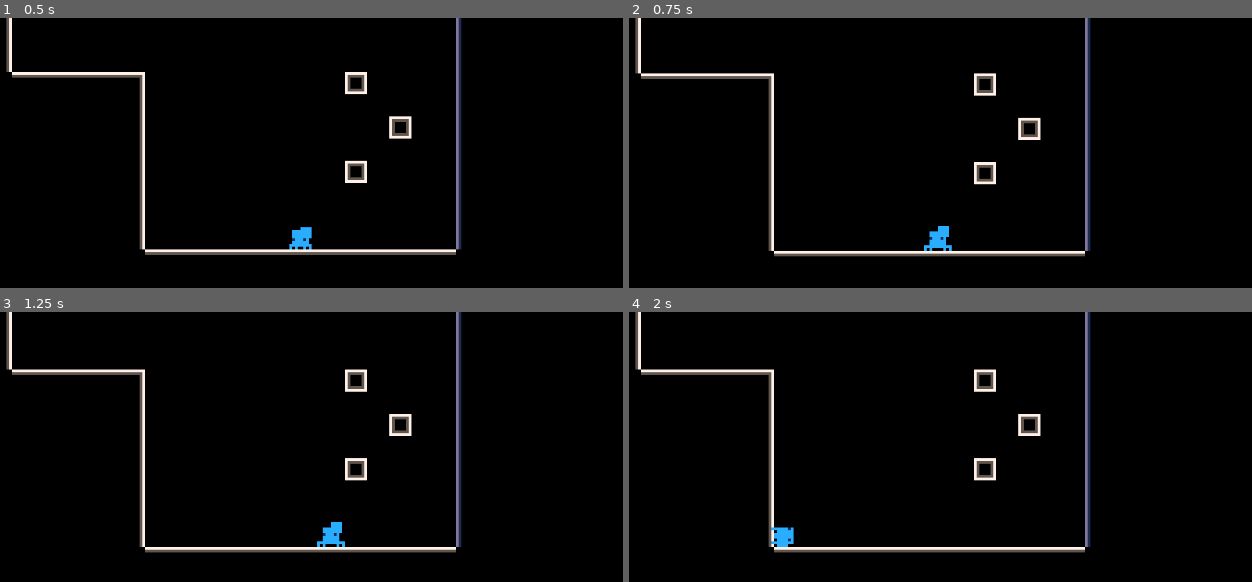
Above: before the commit, frames 1-4 (two rows, left to right).
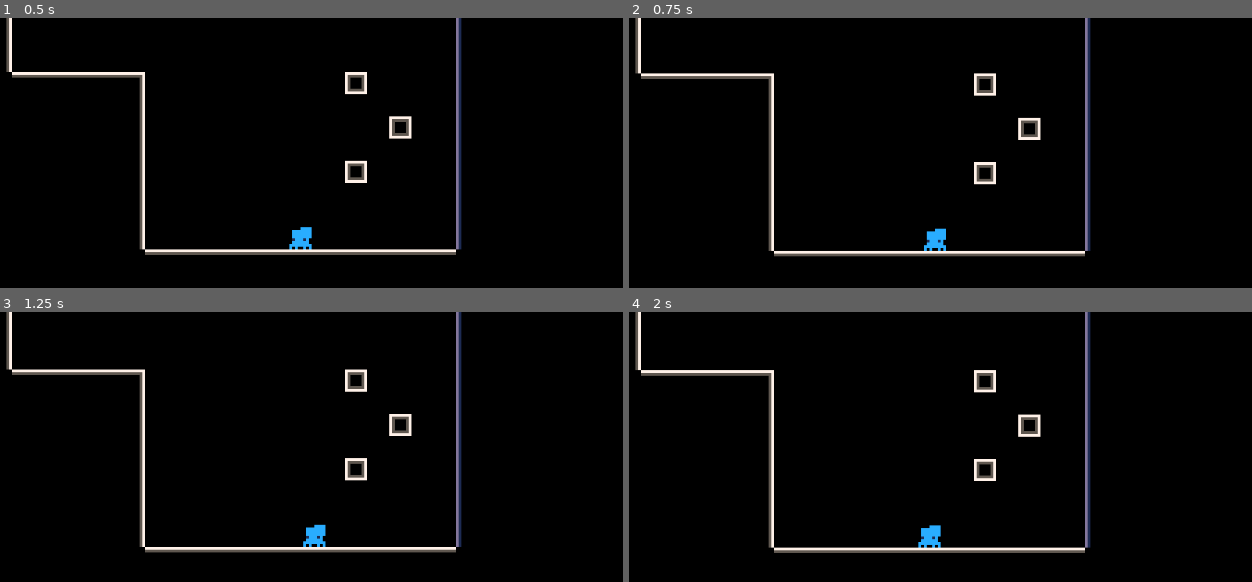
Above: after the commit, the same moments.

Repository: Flamenccio/spider-jump
Game: Godot game, scene res://test_world.tscn
Same seed, same stepped clock (60 frames per second), same inputs: the game is played once before the commit and once after it.
Inputs (mouse positions are in pixels of both pictures, inside the frame that each line leads up to):
- Up to frame 1 (0.5 s): no input
- Up to frame 2 (0.75 s): tap Enter at 0.5 s; move the mouse to (1102, 220) at 0.52 s; press the mouse at (1102, 220) at 0.53 s; hold D (move_right) from 0.53 s (still down)
- Up to frame 3 (1.25 s): keep holding D (move_right)
- Up to frame 4 (2 s): release D (move_right) at 1.25 s; release the mouse at (1102, 514) at 1.25 s; drag from (772, 557) to (959, 538) at 1.27 s

Frame 1 is identical in both runs. In frame 2, 0.1% of the frame differs, in the area x 47-52%, y 77-87%; in frame 3, 0.4%; in frame 4, 1.7%, in the area x 0-74%, y 21-90%.

Commit message:
refactor animation playing

Diff:
--- a/collision_shapes/detector_area.tres
+++ b/collision_shapes/detector_area.tres
@@ -1,4 +1,4 @@
 [gd_resource type="CircleShape2D" format=3 uid="uid://clf4j6ia4qkob"]
 
 [resource]
-radius = 3.5
+radius = 3.0
--- a/jump.gd
+++ b/jump.gd
@@ -1,10 +1,11 @@
 extends PlayerAction
 
 @export var _jump_force: float = 1.0
+@export var _ground_raycast: RaycastCheck
 var _pull: Vector2
+var _standing_ground: Node2D
 
-signal jump_charge()
-signal jump_release()
+signal play_animation(animation: StringName)
 
 func _on_input_service_pull_input_change(pull_input:Vector2) -> void:
 	_pull = pull_input
@@ -14,14 +15,29 @@
 	if not action_active:
 		return
 	_jump()
-	jump_release.emit()
 
 
 func _on_input_service_pull_press() -> void:
 	if not action_active:
 		return
-	jump_charge.emit()
+	play_animation.emit('charge')
 
 
 func _jump() -> void:
-	_player_rb.apply_impulse(-1 * _pull * _jump_force)
+	var jump_direction = -1 * _pull * _jump_force
+	var raycast_result = _ground_raycast.intersect_ray(jump_direction)
+
+	"""
+	# Parse raycast result
+	if raycast_result.size() > 0 and raycast_result['collider'] is StaticBody2D:
+		var raycast_body = raycast_result['collider'] as StaticBody2D
+		var raycast_shape_owner = raycast_body.shape_owner_get_owner(raycast_result['shape'])
+
+		# Do not jump if jumping onto the ground the player
+		# is standing on
+		if raycast_shape_owner == _standing_ground:
+			return
+	"""
+
+	_player_rb.apply_impulse(jump_direction)
+	play_animation.emit('jump')
--- a/scenes/player.tscn
+++ b/scenes/player.tscn
@@ -264,16 +264,17 @@
 _player_rb = NodePath("../..")
 action_active = true
 
-[node name="Jump" type="Node" parent="Actions" node_paths=PackedStringArray("_player_rb")]
+[node name="Jump" type="Node" parent="Actions" node_paths=PackedStringArray("_ground_raycast", "_player_rb")]
 script = ExtResource("14_dt7fs")
 _jump_force = 20.0
+_ground_raycast = NodePath("../../Raycasters/GroundRaycast")
 _player_rb = NodePath("../..")
 action_active = true
 metadata/_custom_type_script = "uid://btqms6rhikc4v"
 
 [node name="CollisionHandler" type="Node" parent="." node_paths=PackedStringArray("_ground_raycast")]
 script = ExtResource("15_wqfne")
-_ground_raycast = NodePath("../Detectors/GroundRaycast")
+_ground_raycast = NodePath("../Raycasters/GroundRaycast")
 
 [node name="Detectors" type="Node2D" parent="."]
 
@@ -295,14 +296,16 @@
 [node name="Collider" type="CollisionShape2D" parent="Detectors/SlipDetector"]
 shape = ExtResource("16_wnwbv")
 
-[node name="GroundRaycast" type="Node" parent="Detectors" node_paths=PackedStringArray("_raycast_source")]
+[node name="AnimationHandler" type="Node" parent="." node_paths=PackedStringArray("_sprite")]
+script = ExtResource("18_fulsm")
+_sprite = NodePath("../Sprite")
+
+[node name="Raycasters" type="Node" parent="."]
+
+[node name="GroundRaycast" type="Node" parent="Raycasters" node_paths=PackedStringArray("_raycast_source")]
 script = ExtResource("16_qfm1y")
 _raycast_layer = 2
 _raycast_source = NodePath("../..")
-
-[node name="AnimationHandler" type="Node" parent="." node_paths=PackedStringArray("_sprite")]
-script = ExtResource("18_fulsm")
-_sprite = NodePath("../Sprite")
 
 [connection signal="internal_move_input_change" from="." to="Actions/Crawl" method="_on_move_input_change"]
 [connection signal="internal_pull_input_change" from="." to="Actions/Jump" method="_on_input_service_pull_input_change"]
@@ -319,8 +322,7 @@
 [connection signal="grounded" from="StateMachine/Ground" to="Actions/Jump" method="set_active"]
 [connection signal="slippery_grounded" from="StateMachine/SlipperyGround" to="." method="on_unstick"]
 [connection signal="slippery_grounded" from="StateMachine/SlipperyGround" to="Actions/Crawl" method="set_active"]
-[connection signal="jump_charge" from="Actions/Jump" to="AnimationHandler" method="on_player_jump_ready"]
-[connection signal="jump_release" from="Actions/Jump" to="AnimationHandler" method="on_player_jump"]
+[connection signal="play_animation" from="Actions/Jump" to="Sprite" method="play" binds= [1.0, false]]
 [connection signal="land_on_normal" from="CollisionHandler" to="." method="_rotate_against_normal"]
 [connection signal="set_state_machine_condition" from="CollisionHandler" to="StateMachine" method="set_property"]
 [connection signal="body_entered" from="Detectors/GroundDetector" to="CollisionHandler" method="_on_ground_detector_body_entered"]
